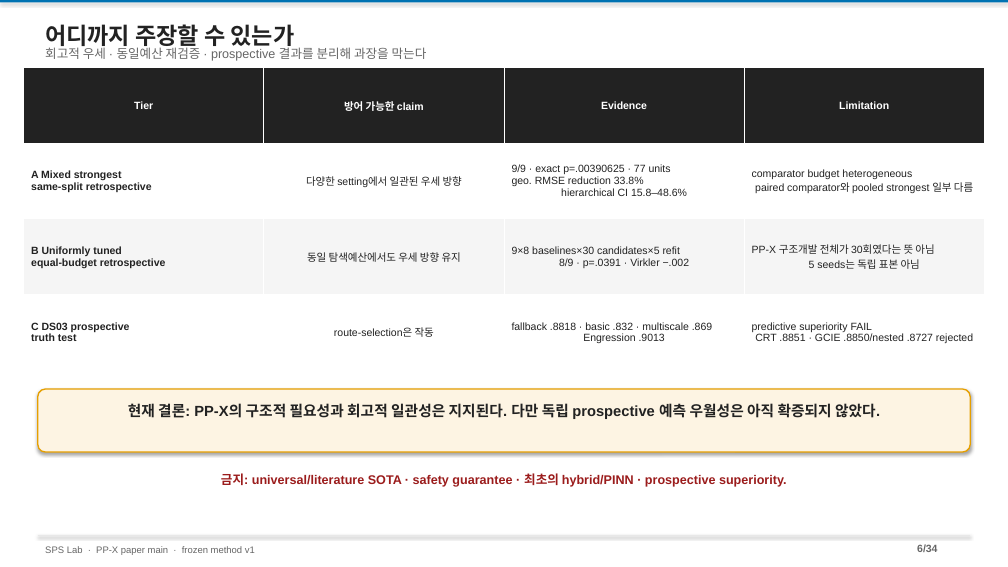
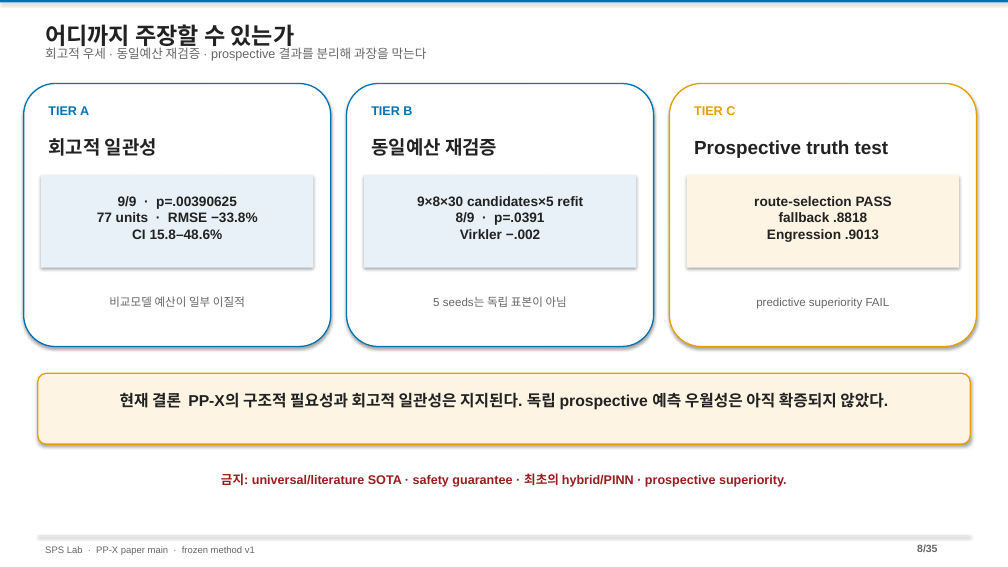
Before and after one commit to amumujs-create/pp_pae_total, a slide deck: slide 8 of output/PP_Research_Detailed_v2.pptx (slide 6 before the commit). Drawn at 1008x567 pixels with LibreOffice and Linux fonts; fonts in the diff are those of the drawing. Boxes give left, top, right and bottom in pixels: in the first picture for what was removed or moved away, otherwise in the second. Text is boxed around its words. In the diff, an @@ line names an element or a change of style, - is before the commit and + after.

```diff
--- a/output/PP_Research_Detailed_v2.pptx
+++ b/output/PP_Research_Detailed_v2.pptx
@@ table removed at (23, 68, 985, 371), 4 rows, 4 columns @@
-Tier | 방어 가능한 claim | Evidence | Limitation
-A Mixed strongest same-split retrospective | 다양한 setting에서 일관된 우세 방향 | 9/9 · exact p=.00390625 · 77 units geo. RMSE reduction 33.8% hierarchical CI 15.8–48.6% | comparator budget heterogeneous paired comparator와 pooled strongest 일부 다름
-B Uniformly tuned equal-budget retrospective | 동일 탐색예산에서도 우세 방향 유지 | 9×8 baselines×30 candidates×5 refit 8/9 · p=.0391 · Virkler −.002 | PP-X 구조개발 전체가 30회였다는 뜻 아님 5 seeds는 독립 표본 아님
-C DS03 prospective truth test | route-selection은 작동 | fallback .8818 · basic .832 · multiscale .869 Engression .9013 | predictive superiority FAIL CRT .8851 · GCIE .8850/nested .8727 rejected
@@ rounded rectangle added at (23, 83, 330, 346), fill #FFFFFF, outline #0072B2 1.25 pt @@
@@ rounded rectangle added at (346, 83, 653, 346), fill #FFFFFF, outline #0072B2 1.25 pt @@
@@ rounded rectangle added at (669, 83, 976, 346), fill #FFFFFF, outline #E69F00 1.25 pt @@
@@ text added at (48, 106, 89, 115), 12 pt, text #0072B2, bold @@
+TIER A
@@ text added at (371, 105, 412, 118), 12 pt, text #0072B2, bold @@
+TIER B
@@ text added at (694, 106, 735, 115), 12 pt, text #E69F00, bold @@
+TIER C
@@ text added at (48, 138, 157, 156), 18 pt, text #222222, bold @@
+회고적 일관성
@@ text added at (371, 138, 497, 156), 18 pt, text #222222, bold @@
+동일예산 재검증
@@ text added at (694, 140, 889, 158), 18 pt, text #222222, bold @@
+Prospective truth test
@@ rectangle added at (41, 175, 313, 268), fill #E8F1F8 @@
@@ rectangle added at (364, 175, 636, 268), fill #E8F1F8 @@
@@ rectangle added at (687, 175, 959, 268), fill #FDF4E3 @@
@@ text added at (97, 196, 258, 239), 13 pt, text #222222, bold @@
+9/9 · p=.00390625
+77 units · RMSE −33.8%
+CI 15.8–48.6%
@@ text added at (417, 196, 583, 239), 13 pt, text #222222, bold @@
+9×8×30 candidates×5 refit
+8/9 · p=.0391
+Virkler −.002
@@ text added at (754, 196, 892, 242), 13 pt, text #222222, bold @@
+route-selection PASS
+fallback .8818
+Engression .9013
@@ text added at (109, 296, 245, 307), 11 pt, text #666666 @@
+비교모델 예산이 일부 이질적
@@ text added at (433, 296, 567, 307), 11 pt, text #666666 @@
+5 seeds는 독립 표본이 아님
@@ text added at (756, 297, 890, 309), 11 pt, text #666666 @@
+predictive superiority FAIL
@@ rounded rectangle: place and size @@
-rounded rectangle at (38, 389, 970, 452)
+rounded rectangle at (38, 374, 970, 445)
@@ text at (120, 392, 888, 410): text changed; size 14 to 15 pt @@
-현재 결론: PP-X의 구조적 필요성과 회고적 일관성은 지지된다. 다만 독립 prospective 예측 우월성은 아직 확증되지 않았다.
+현재 결론 PP-X의 구조적 필요성과 회고적 일관성은 지지된다. 독립 prospective 예측 우월성은 아직 확증되지 않았다.
@@ text at (917, 544, 937, 552): text changed @@
-6/34
+8/35
```
Also in this commit, not shown: 31 other slides changed, 1 slide added, 5 other files.
